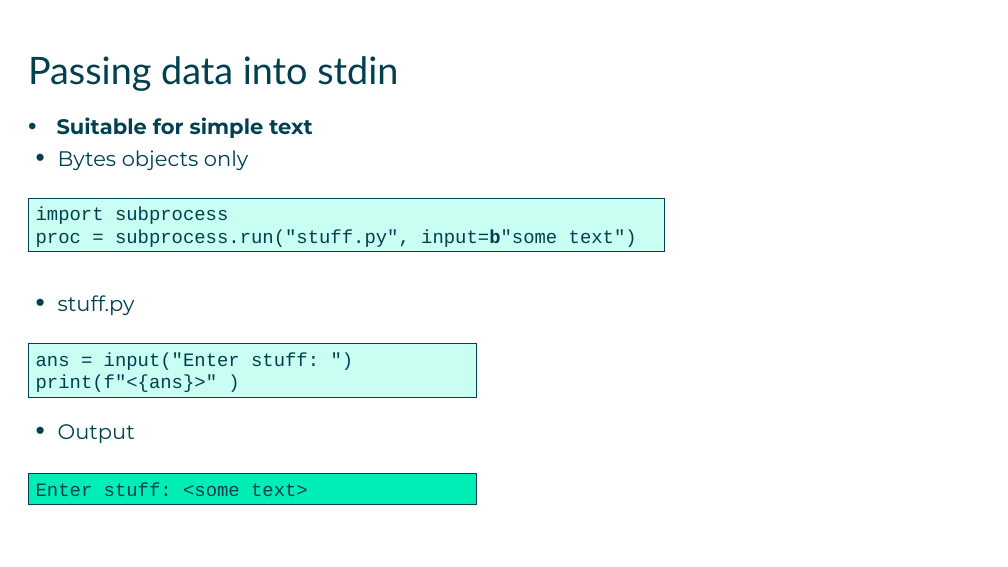
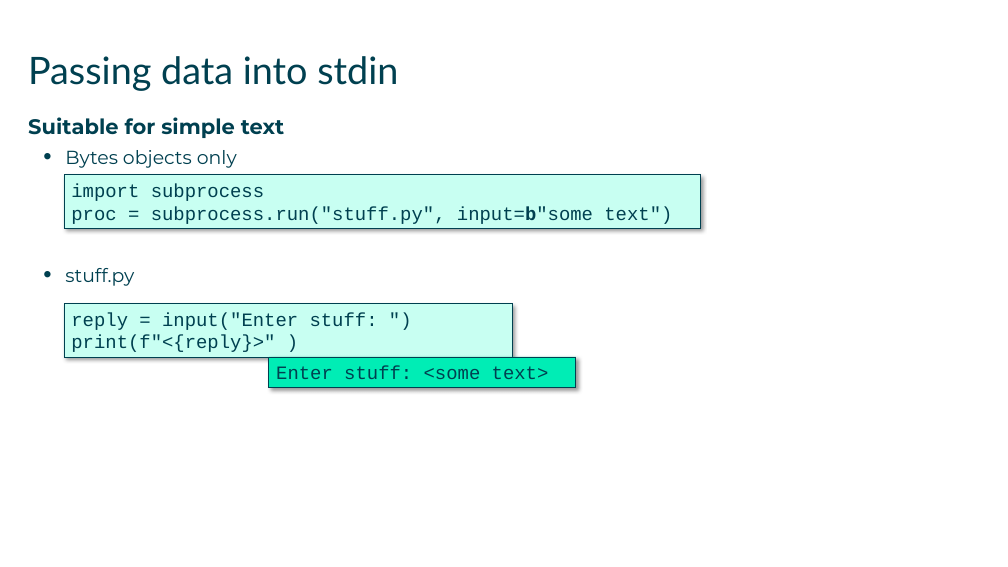
Before and after one commit to AndySmithQA/June24py3, a slide deck: slide 12 of QAPYTH3/DG_14_Multitasking_and_asyncio.pptx. Drawn at 1008x567 pixels with LibreOffice and Linux fonts; fonts in the diff are those of the drawing. Boxes give left, top, right and bottom in pixels: in the first picture for what was removed or moved away, otherwise in the second. Text is boxed around its words. In the diff, an @@ line names an element or a change of style, - is before the commit and + after.

```diff
--- a/QAPYTH3/DG_14_Multitasking_and_asyncio.pptx
+++ b/QAPYTH3/DG_14_Multitasking_and_asyncio.pptx
@@ text "Suitable for simple text" at bbox=[28, 117, 284, 286]: size 20 to 18 pt in "Bytes objects only", "stuff.py"; bullet • to none; indent changed @@
@@ rectangle "import subprocess": place and size @@
-rectangle "import subprocess" at bbox=[28, 198, 664, 252]
+rectangle "import subprocess" at bbox=[64, 175, 700, 228]
@@ shadow on in 3 elements at bbox=[64, 175, 700, 228], bbox=[269, 357, 576, 387], bbox=[64, 304, 513, 358] @@
@@ rectangle "reply = input("Enter stuff: ")": place and size @@
-rectangle "reply = input("Enter stuff: ")" at bbox=[28, 343, 476, 397]
+rectangle "reply = input("Enter stuff: ")" at bbox=[64, 304, 513, 358]
@@ text in rectangle at bbox=[71, 312, 378, 352]: text changed @@
-ans = input("Enter stuff: ")
-print(f"<{ans}>" )
+reply = input("Enter stuff: ")
+print(f"<{reply}>" )
@@ rectangle "Enter stuff: <some text>": place and size @@
-rectangle "Enter stuff: <some text>" at bbox=[28, 474, 476, 504]
+rectangle "Enter stuff: <some text>" at bbox=[269, 357, 576, 387]
@@ text at bbox=[58, 424, 135, 443]: paragraph removed @@
-  • Output
```
Also in this commit, not shown: 24 other slides changed, 45 other files.
